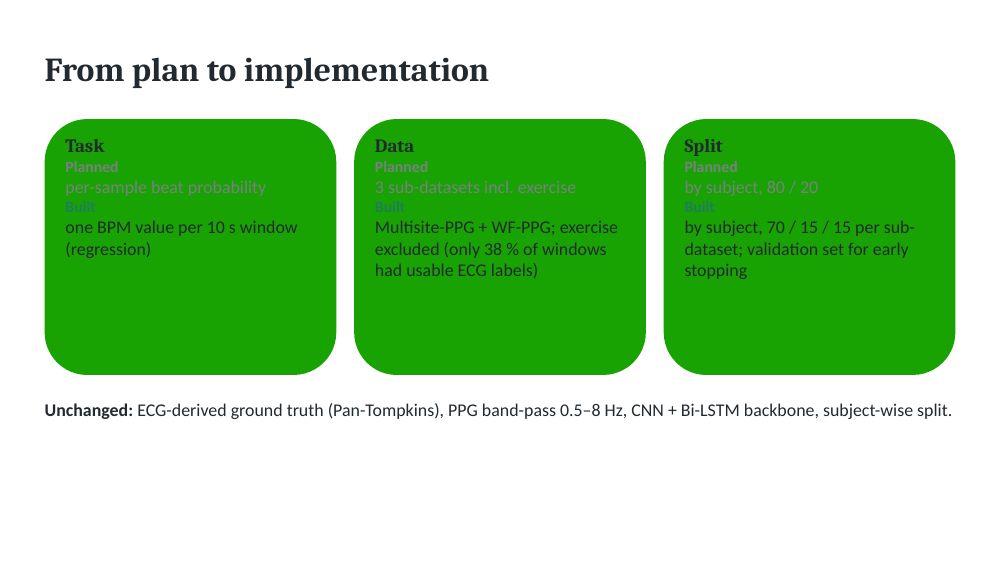
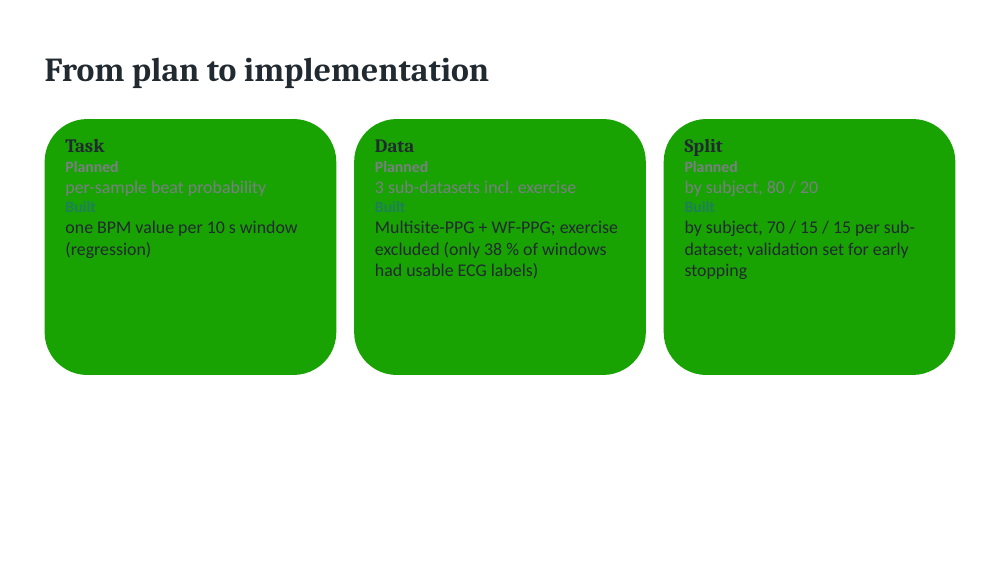
Before and after one commit to havedere/BSAA_HR, a slide deck: slide 2 of docs/hr_cnn_bilstm_results.odp. Drawn at 1008x567 pixels with LibreOffice and Linux fonts; fonts in the diff are those of the drawing. Boxes give left, top, right and bottom in pixels: in the first picture for what was removed or moved away, otherwise in the second. Text is boxed around its words. In the diff, an @@ line names an element or a change of style, - is before the commit and + after.

```diff
--- a/docs/hr_cnn_bilstm_results.odp
+++ b/docs/hr_cnn_bilstm_results.odp
@@ text removed at (45,403,952,419) @@
-Unchanged: ECG-derived ground truth (Pan-Tompkins), PPG band-pass 0.5–8 Hz, CNN + Bi-LSTM backbone, subject-wise split.
```
Also in this commit, not shown: 6 other slides changed, 5 other files.
